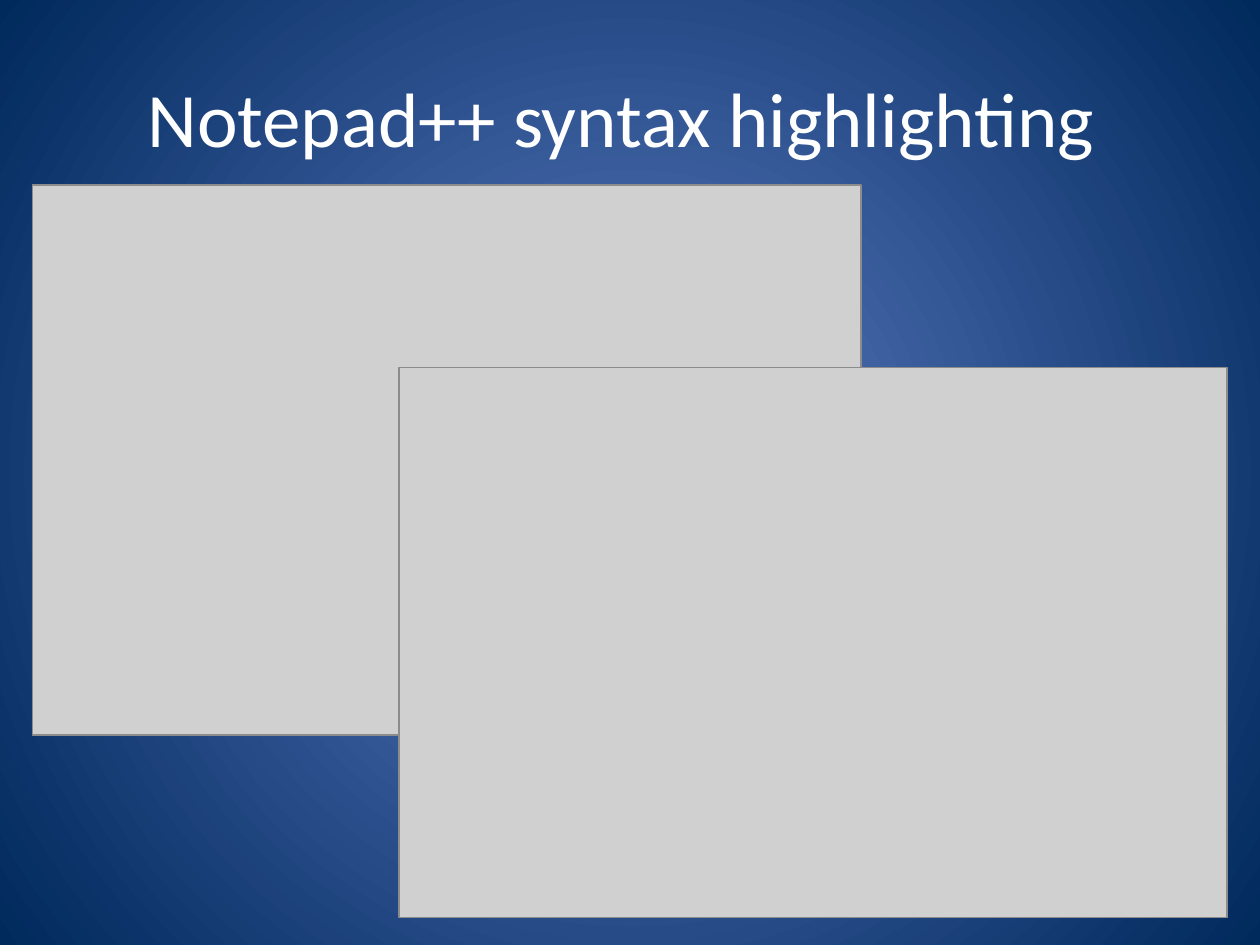
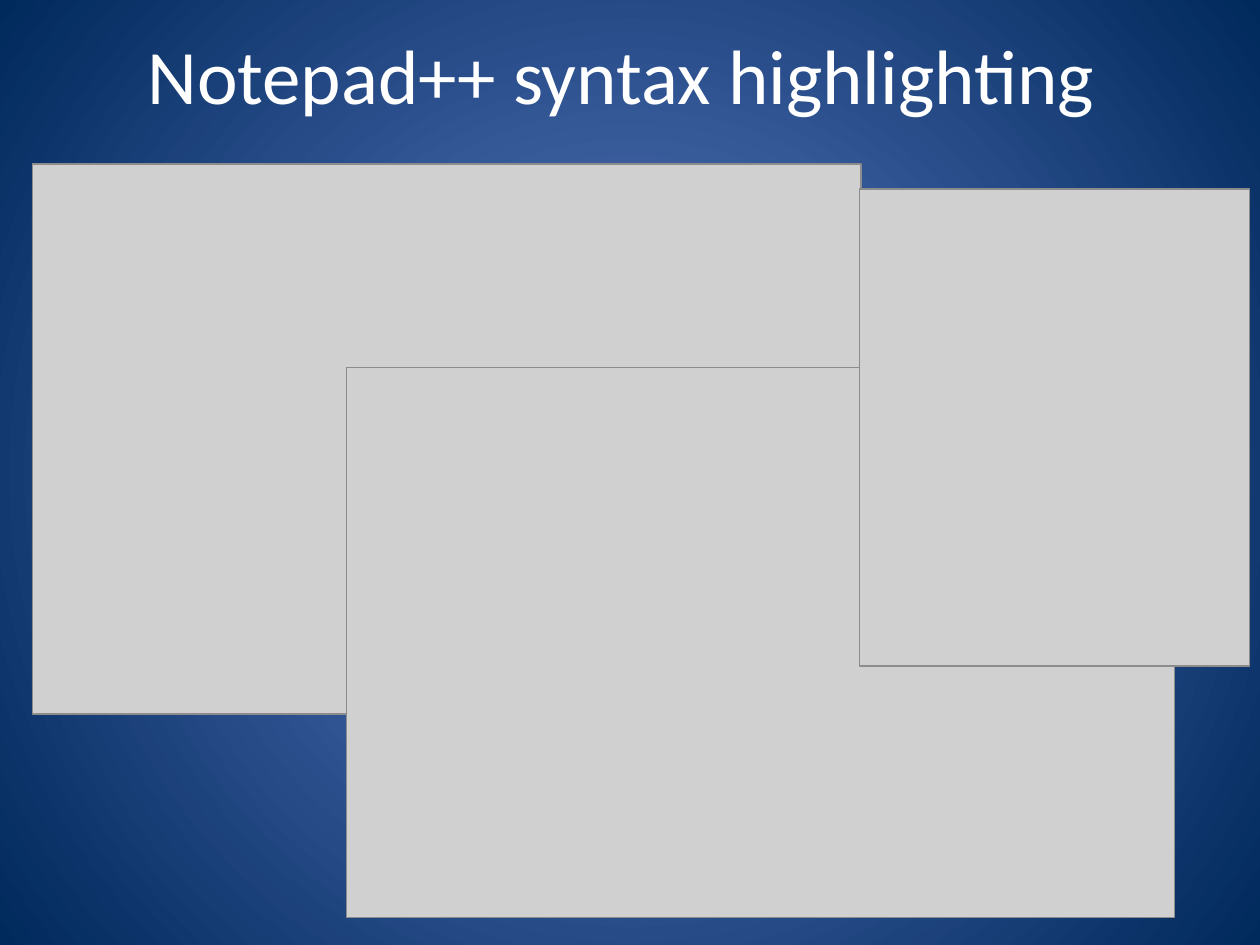
Before and after one commit to CADWRDeltaModeling/dsm2, a slide deck: slide 10 of dsm2/presentations/DSM2 Installation.pptx. Drawn at 1260x945 pixels with LibreOffice and Linux fonts; fonts in the diff are those of the drawing; grey boxes stand for pictures. Boxes give left, top, right and bottom in pixels: in the first picture for what was removed or moved away, otherwise in the second. Text is boxed around its words. In the diff, an @@ line names an element or a change of style, - is before the commit and + after.

```diff
--- a/dsm2/presentations/DSM2 Installation.pptx
+++ b/dsm2/presentations/DSM2 Installation.pptx
@@ title "Notepad++ syntax highlighting": place and size @@
-title "Notepad++ syntax highlighting" at box(147, 93, 1093, 161)
+title "Notepad++ syntax highlighting" at box(147, 50, 1093, 118)
@@ picture: place and size @@
-picture at box(33, 185, 861, 735)
+picture at box(33, 164, 861, 713)
@@ picture added at box(859, 189, 1250, 667) @@
@@ picture: place and size @@
-picture at box(399, 368, 1227, 917)
+picture at box(346, 368, 1174, 917)
```
Also in this commit, not shown: 1 slide removed.
